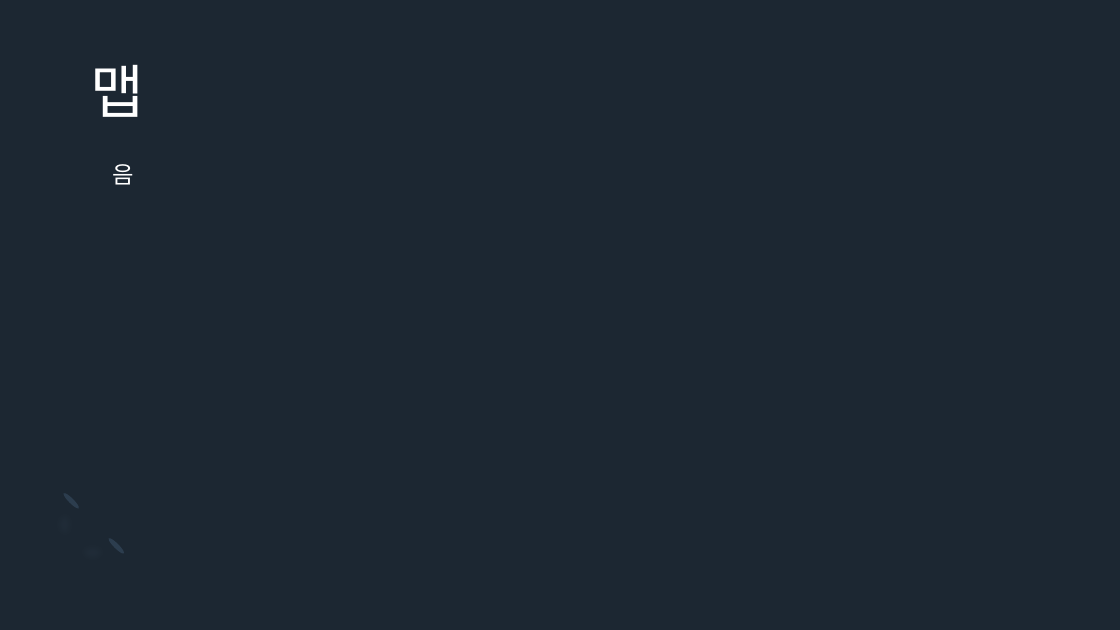
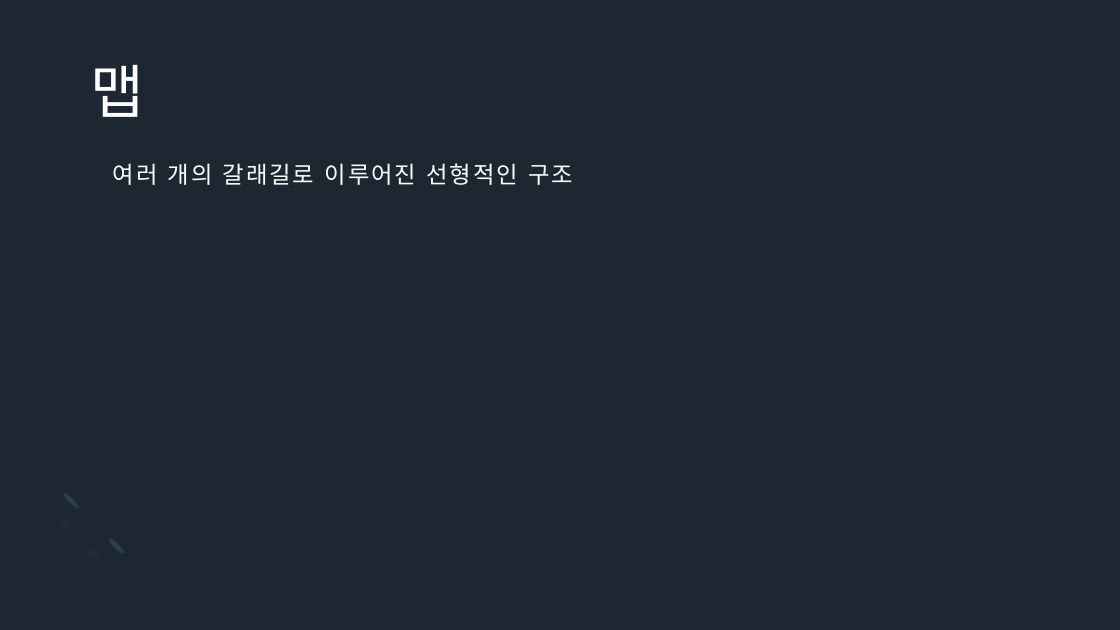
Before and after one commit to Icloy/2D_Roguelike, a slide deck: slide 8 of 기획서.pptx. Drawn at 1120x630 pixels with LibreOffice and Linux fonts; fonts in the diff are those of the drawing. Boxes give left, top, right and bottom in pixels: in the first picture for what was removed or moved away, otherwise in the second. Text is boxed around its words. In the diff, an @@ line names an element or a change of style, - is before the commit and + after.

```diff
--- a/기획서.pptx
+++ b/기획서.pptx
@@ title at [113,163,573,185]: text changed @@
-음
+여러 개의 갈래길로 이루어진 선형적인 구조
```
Also in this commit, not shown: 5 other slides changed, 1 slide added, 2 slides removed, 1 other file.
